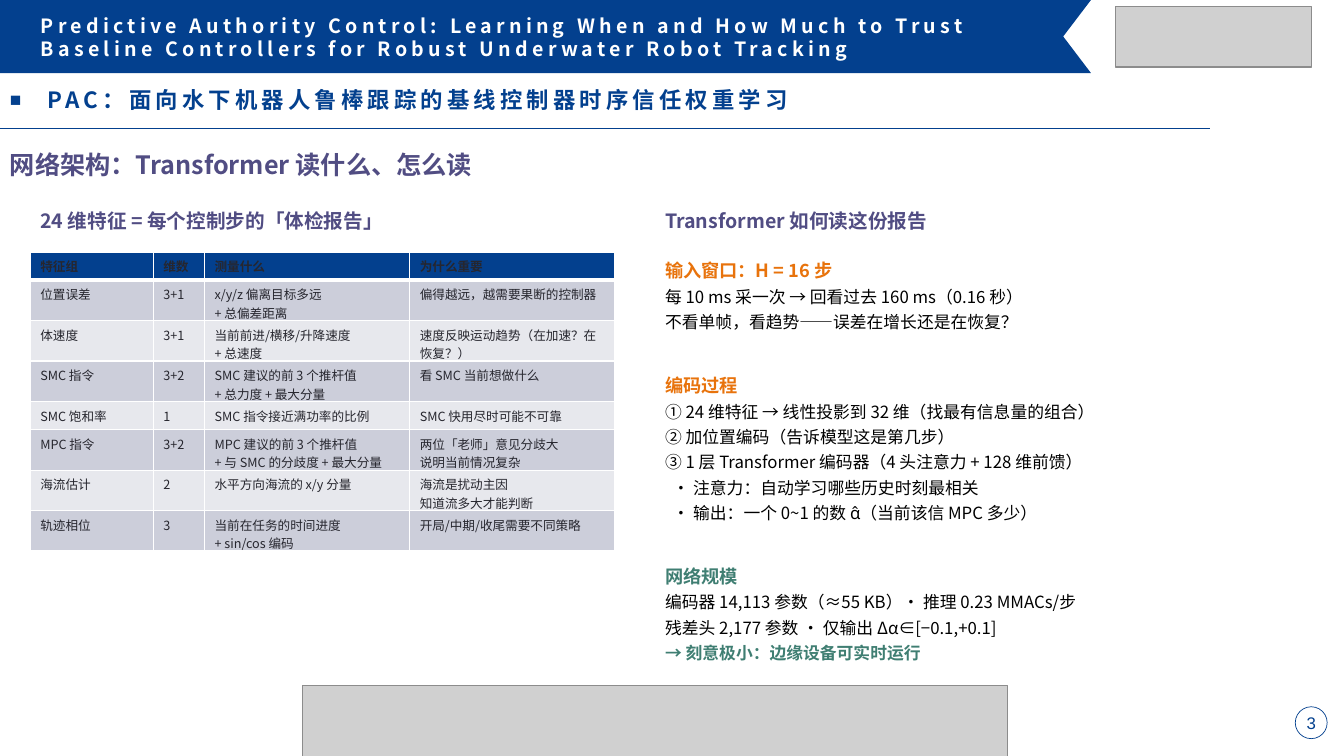
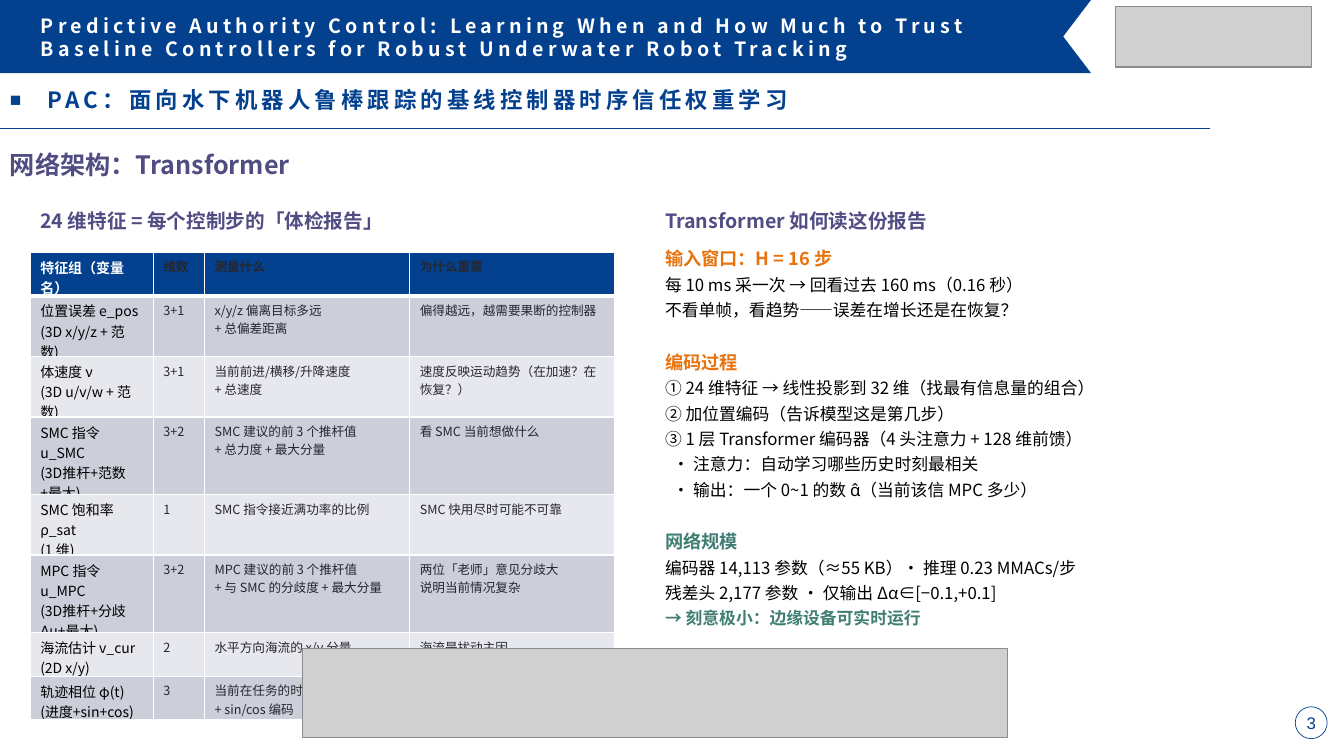
Before and after one commit to Jiacheng-Tian/predictive-authority-control, a slide deck: slide 3 of paper/PAC_组会答辩_完整版.pptx. Drawn at 1344x756 pixels with LibreOffice and Linux fonts; fonts in the diff are those of the drawing; grey boxes stand for pictures. Boxes give left, top, right and bottom in pixels: in the first picture for what was removed or moved away, otherwise in the second. Text is boxed around its words. In the diff, an @@ line names an element or a change of style, - is before the commit and + after.

Commit message:
defense: add Chinese variable names to all parameter tables
S3 feature table: each row now shows 'variable_name (Chinese name)' format,
e.g. '位置误差 e_pos (3D x/y/z + 范数)', 'SMC 指令 u_SMC', '轨迹相位 φ(t)'.

S4 reward table: first column now shows 'w_e·e_pos (位置误差权重)' etc.
S4 TD3 table: first column now shows 'δ_max (残差上界)', 'γ (折扣因子)',
'τ (软更新率)', 'B (批大小)', 'λ (行为正则系数)' etc.

```diff
--- a/paper/PAC_组会答辩_完整版.pptx
+++ b/paper/PAC_组会答辩_完整版.pptx
@@ text at box(10, 152, 290, 177): text changed @@
-网络架构：Transformer 读什么、怎么读
+网络架构：Transformer
@@ table at box(30, 252, 616, 725) @@
-row 1, column 1: 特征组
+row 1, column 1: 特征组（变量名）
-row 2, column 1: 位置误差
+row 2, column 1: 位置误差 e_pos / (3D x/y/z + 范数)
-row 3, column 1: 体速度
+row 3, column 1: 体速度 ν / (3D u/v/w + 范数)
-row 4, column 1: SMC 指令
+row 4, column 1: SMC 指令 u_SMC / (3D推杆+范数+最大)
-row 5, column 1: SMC 饱和率
+row 5, column 1: SMC 饱和率 ρ_sat / (1 维)
-row 6, column 1: MPC 指令
+row 6, column 1: MPC 指令 u_MPC / (3D推杆+分歧Δu+最大)
-row 7, column 1: 海流估计
+row 7, column 1: 海流估计 v_cur / (2D x/y)
-row 8, column 1: 轨迹相位
+row 8, column 1: 轨迹相位 φ(t) / (进度+sin+cos)
@@ text "输入窗口：H = 16 步" rewrapped from box(665, 261, 1076, 661) to box(665, 249, 1094, 626) @@
@@ picture: place and size @@
-picture at box(302, 686, 1008, 756)
+picture at box(302, 648, 1008, 738)
```
Also in this commit, not shown: 1 other slide changed.
